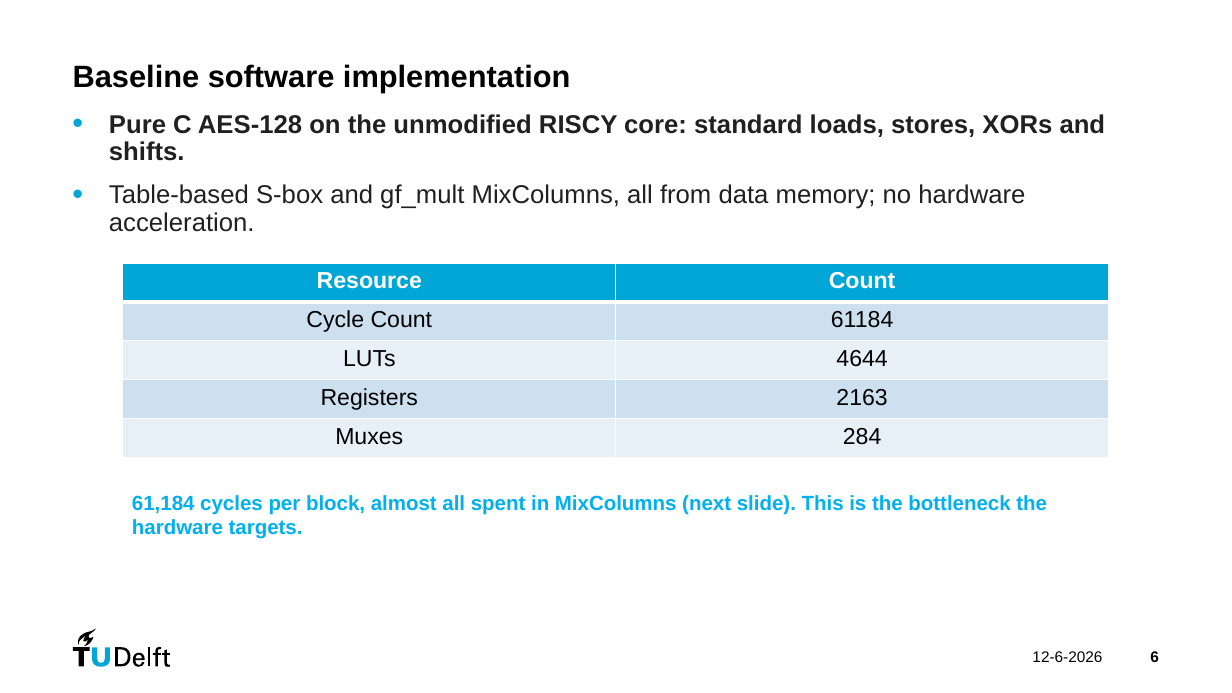
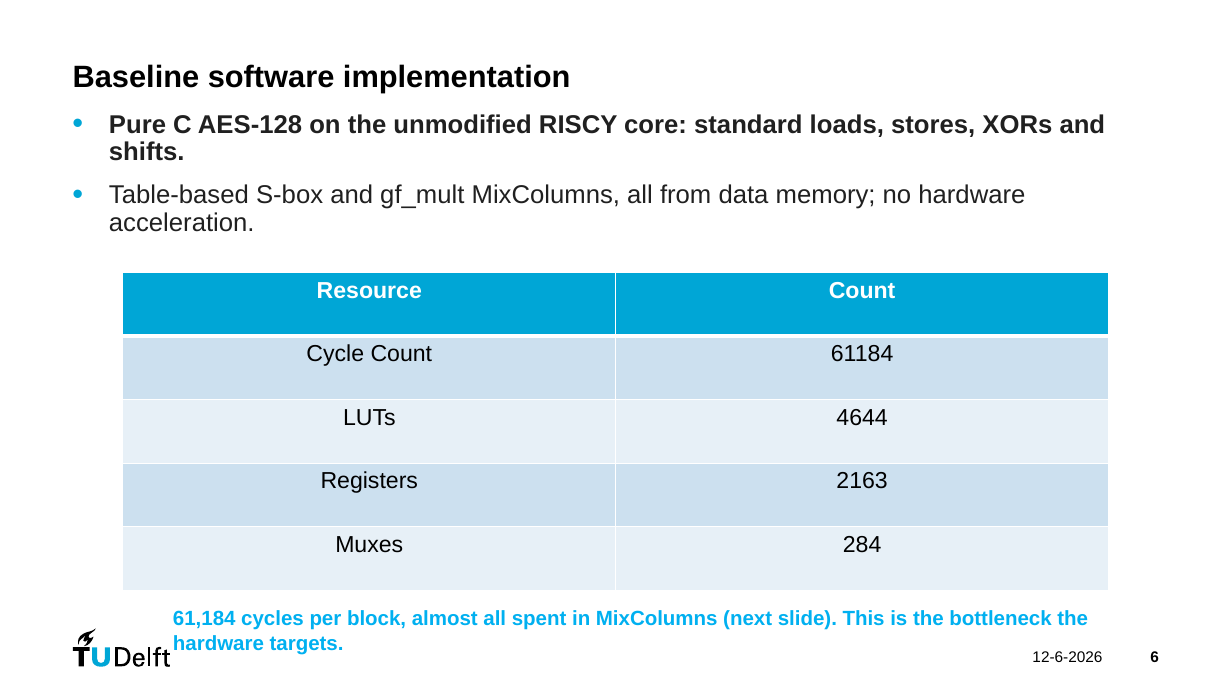
Before and after one commit to danieltyukov/tud-processor-design-project, a slide deck: slide 6 of PDP_group24.pptx. Drawn at 1232x693 pixels with LibreOffice and Linux fonts; fonts in the diff are those of the drawing. Boxes give left, top, right and bottom in pixels: in the first picture for what was removed or moved away, otherwise in the second. Text is boxed around its words. In the diff, an @@ line names an element or a change of style, - is before the commit and + after.

```diff
--- a/PDP_group24.pptx
+++ b/PDP_group24.pptx
@@ table: place and size @@
-table at bbox=[123, 263, 1108, 457]
+table at bbox=[123, 273, 1108, 591]
@@ text "61,184 cycles per block, almost ...": place and size @@
-text "61,184 cycles per block, almost ..." at bbox=[132, 495, 1047, 539]
+text "61,184 cycles per block, almost ..." at bbox=[173, 610, 1088, 655]
```
Also in this commit, not shown: 13 other slides changed, 2 slides added, 1 slide removed, 3 other files.
